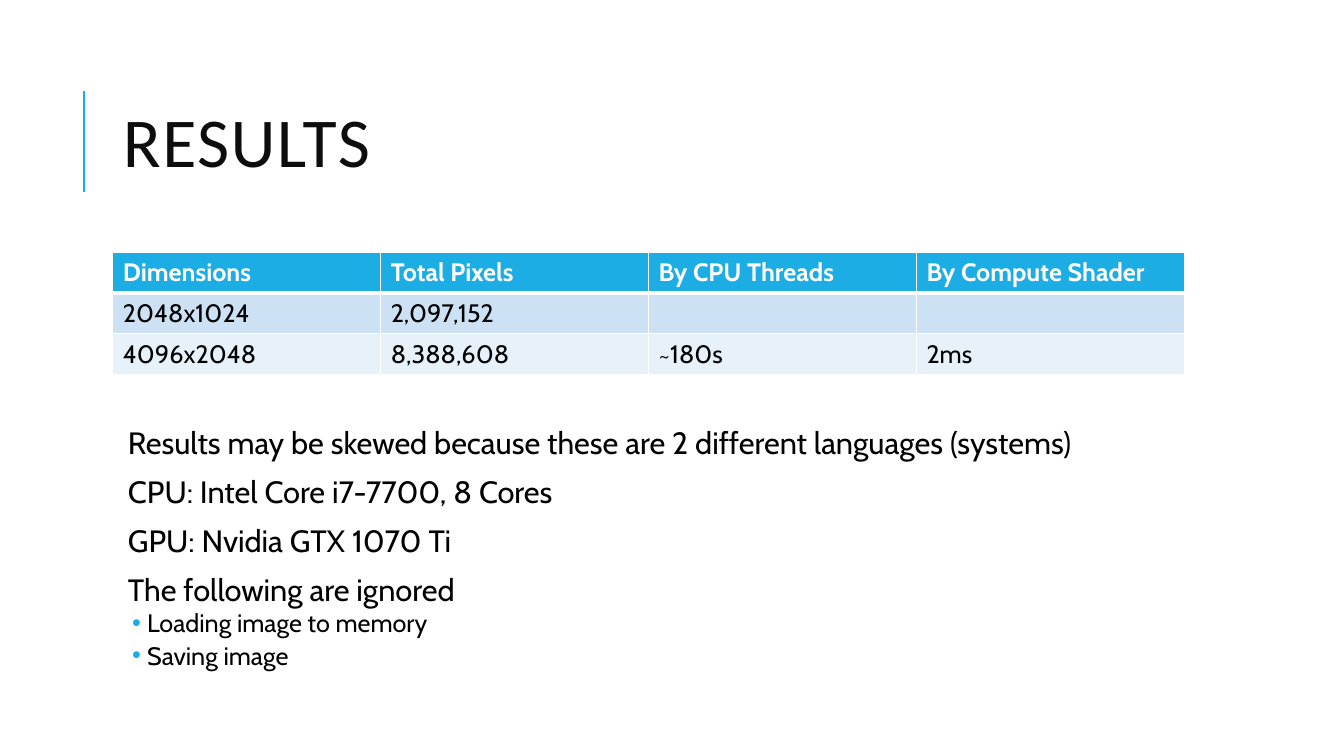
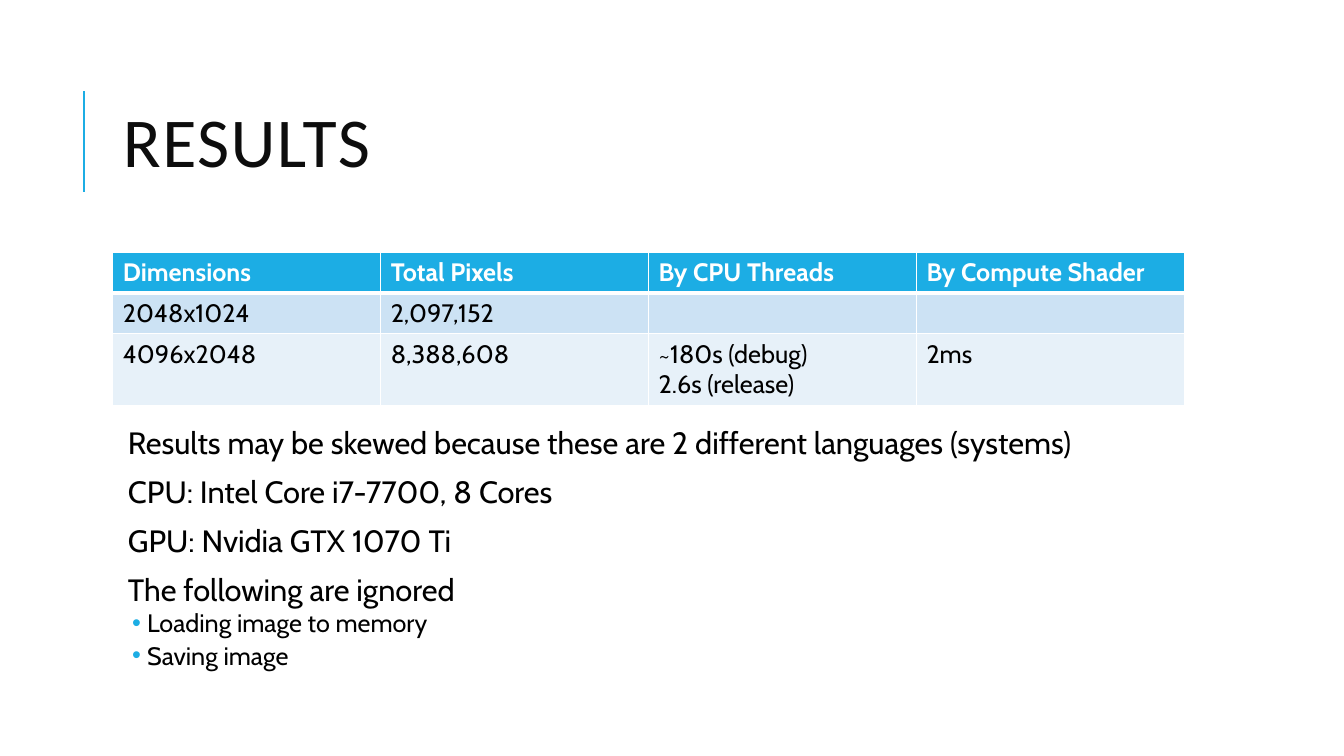
Before and after one commit to xeratol/ConcurrencyAndAlgorithms, a slide deck: slide 6 of docs/06_FFT_Compute_Shader.pptx. Drawn at 1344x756 pixels with LibreOffice and Linux fonts; fonts in the diff are those of the drawing. Boxes give left, top, right and bottom in pixels: in the first picture for what was removed or moved away, otherwise in the second. Text is boxed around its words. In the diff, an @@ line names an element or a change of style, - is before the commit and + after.

```diff
--- a/docs/06_FFT_Compute_Shader.pptx
+++ b/docs/06_FFT_Compute_Shader.pptx
@@ table at (113,252,1186,404) @@
-row 3, column 3: ~180s
+row 3, column 3: ~180s (debug) / 2.6s (release)
```
Also in this commit, not shown: 1 other slide changed, 4 other files.
